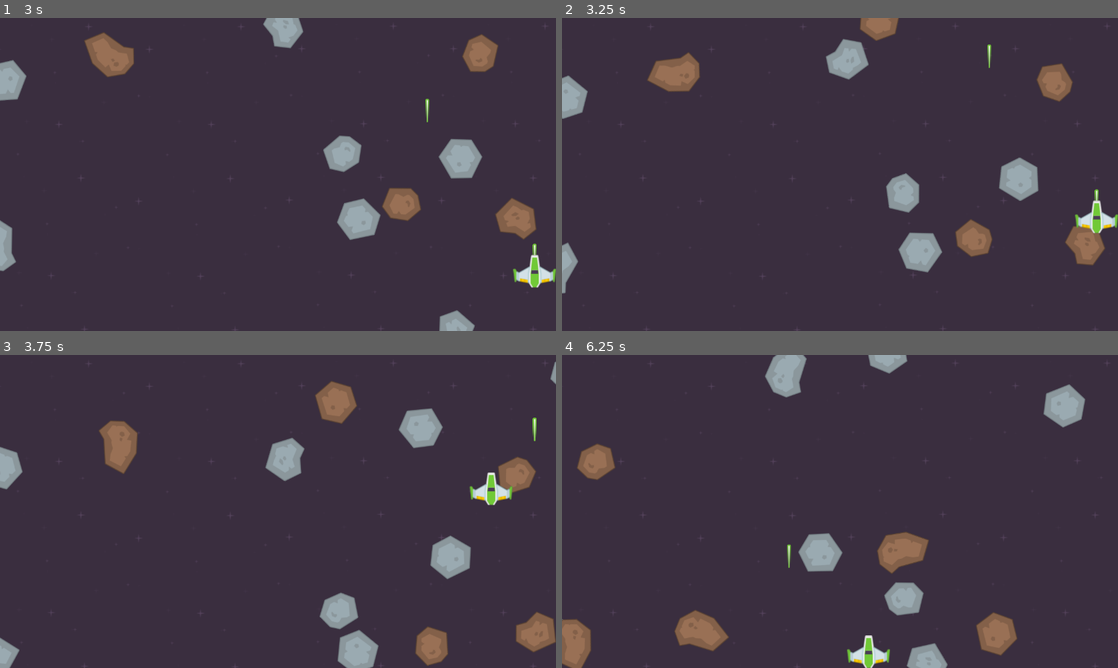
Above: before the commit, frames 1-4 (two rows, left to right).
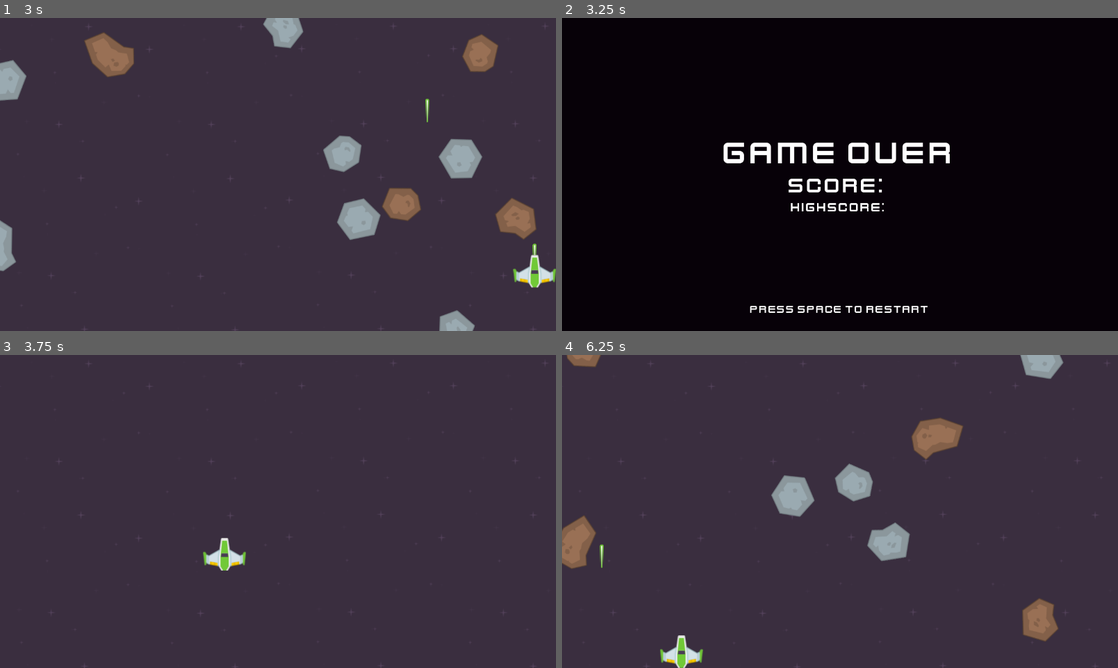
Above: after the commit, the same moments.

Repository: DemianFlury/SpaceShooter
Game: Godot game, scene res://Scenes/level.tscn
Same seed, same stepped clock (60 frames per second), same inputs: the game is played once before the commit and once after it.
Inputs:
- Up to frame 1 (3 s): hold Right (right) 0.53-1.28 s; tap Space (shoot) every 0.75 s from 0.6 to 2.85 s; hold Down (back) 1.28-2.03 s; hold Right (right) 2.03-2.78 s; hold Up (forward) from 2.78 s (still down)
- Up to frame 2 (3.25 s): keep holding Up (forward)
- Up to frame 3 (3.75 s): tap Space (shoot) at 3.5, 3.6 s; release Up (forward) at 3.53 s; hold Left (left) from 3.53 s (still down)
- Up to frame 4 (6.25 s): tap Space (shoot) at 4.35, 5.1, 5.85 s; release Left (left) at 5.03 s; hold Down (back) 5.03-5.78 s; hold Right (right) from 5.78 s (still down)

Frame 1 is identical in both runs. In frame 2, 100% of the frame differs, in the area x 0-100%, y 0-100%; in frame 3, 8.3%; in frame 4, 13%.

Commit message:
add game over and win screens

Diff:
--- /dev/null
+++ b/Scenes/game_over.gd
@@ -0,0 +1,15 @@
+extends Control
+
+var level_scene = load("res://Scenes/level.tscn")
+var timer_done := false
+
+func _ready():
+	$ResartTimer.start()
+
+func _process(_delta):
+	if Input.is_key_pressed(KEY_SPACE) and timer_done:
+		timer_done = false
+		get_tree().change_scene_to_packed(level_scene)
+
+func _on_resart_timer_timeout():
+	timer_done = true
--- /dev/null
+++ b/Scenes/game_over.tscn
@@ -0,0 +1,80 @@
+[gd_scene load_steps=3 format=3 uid="uid://dsda40r5ad5e1"]
+
+[ext_resource type="Script" path="res://Scenes/game_over.gd" id="1_1kvvi"]
+[ext_resource type="FontFile" uid="uid://bf5use6b88osy" path="res://Sprites/UI/kenvector_future.ttf" id="1_x6opn"]
+
+[node name="GameOver" type="Control"]
+layout_mode = 3
+anchors_preset = 15
+anchor_right = 1.0
+anchor_bottom = 1.0
+grow_horizontal = 2
+grow_vertical = 2
+script = ExtResource("1_1kvvi")
+
+[node name="BG" type="ColorRect" parent="."]
+layout_mode = 0
+offset_right = 1280.0
+offset_bottom = 720.0
+color = Color(0.0275462, 0.00641825, 0.0331356, 1)
+
+[node name="VBoxContainer" type="VBoxContainer" parent="."]
+layout_mode = 1
+anchors_preset = 8
+anchor_left = 0.5
+anchor_top = 0.5
+anchor_right = 0.5
+anchor_bottom = 0.5
+offset_left = -0.5
+offset_top = -11.5
+offset_right = 0.5
+offset_bottom = 11.5
+grow_horizontal = 2
+grow_vertical = 2
+
+[node name="GameOver" type="Label" parent="VBoxContainer"]
+layout_mode = 2
+theme_override_fonts/font = ExtResource("1_x6opn")
+theme_override_font_sizes/font_size = 75
+text = "Game Over"
+
+[node name="Score" type="Label" parent="VBoxContainer"]
+layout_mode = 2
+theme_override_fonts/font = ExtResource("1_x6opn")
+theme_override_font_sizes/font_size = 50
+text = "Score: "
+horizontal_alignment = 1
+
+[node name="Highscore" type="Label" parent="VBoxContainer"]
+layout_mode = 2
+theme_override_fonts/font = ExtResource("1_x6opn")
+theme_override_font_sizes/font_size = 30
+text = "Highscore: "
+horizontal_alignment = 1
+
+[node name="MarginContainer" type="MarginContainer" parent="."]
+layout_mode = 1
+anchors_preset = 7
+anchor_left = 0.5
+anchor_top = 1.0
+anchor_right = 0.5
+anchor_bottom = 1.0
+offset_left = -132.5
+offset_top = -40.0
+offset_right = 132.5
+grow_horizontal = 2
+grow_vertical = 0
+theme_override_constants/margin_bottom = 35
+
+[node name="Label" type="Label" parent="MarginContainer"]
+layout_mode = 2
+theme_override_fonts/font = ExtResource("1_x6opn")
+theme_override_font_sizes/font_size = 25
+text = "press space to restart"
+horizontal_alignment = 1
+
+[node name="ResartTimer" type="Timer" parent="."]
+wait_time = 0.5
+one_shot = true
+
+[connection signal="timeout" from="ResartTimer" to="." method="_on_resart_timer_timeout"]
--- /dev/null
+++ b/Scenes/game_win.gd
@@ -0,0 +1,15 @@
+extends Control
+
+var level_scene = load("res://Scenes/level.tscn")
+var timer_done := false
+
+func _ready():
+	$RestartTimer.start()
+
+func _process(_delta):
+	if Input.is_key_pressed(KEY_SPACE) and timer_done:
+		timer_done = false
+		get_tree().change_scene_to_packed(level_scene)
+
+func _on_restart_timer_timeout():
+	timer_done = true
--- /dev/null
+++ b/Scenes/game_win.tscn
@@ -0,0 +1,84 @@
+[gd_scene load_steps=3 format=3 uid="uid://bosj5ws2yvfu1"]
+
+[ext_resource type="Script" path="res://Scenes/game_win.gd" id="1_e0ufn"]
+[ext_resource type="FontFile" uid="uid://bf5use6b88osy" path="res://Sprites/UI/kenvector_future.ttf" id="1_wckv1"]
+
+[node name="GameWin" type="Control"]
+layout_mode = 3
+anchors_preset = 15
+anchor_right = 1.0
+anchor_bottom = 1.0
+grow_horizontal = 2
+grow_vertical = 2
+script = ExtResource("1_e0ufn")
+
+[node name="ColorRect" type="ColorRect" parent="."]
+layout_mode = 1
+anchors_preset = 15
+anchor_right = 1.0
+anchor_bottom = 1.0
+grow_horizontal = 2
+grow_vertical = 2
+color = Color(0.027451, 0.00784314, 0.0313726, 1)
+
+[node name="VBoxContainer" type="VBoxContainer" parent="."]
+layout_mode = 1
+anchors_preset = 8
+anchor_left = 0.5
+anchor_top = 0.5
+anchor_right = 0.5
+anchor_bottom = 0.5
+offset_left = -20.0
+offset_top = -20.0
+offset_right = 20.0
+offset_bottom = 20.0
+grow_horizontal = 2
+grow_vertical = 2
+
+[node name="GameWin" type="Label" parent="VBoxContainer"]
+layout_mode = 2
+theme_override_fonts/font = ExtResource("1_wckv1")
+theme_override_font_sizes/font_size = 75
+text = "Safe arrival"
+horizontal_alignment = 1
+
+[node name="Consecutive" type="Label" parent="VBoxContainer"]
+layout_mode = 2
+theme_override_fonts/font = ExtResource("1_wckv1")
+theme_override_font_sizes/font_size = 50
+text = "Consecutive: "
+horizontal_alignment = 1
+
+[node name="Highscore" type="Label" parent="VBoxContainer"]
+layout_mode = 2
+theme_override_fonts/font = ExtResource("1_wckv1")
+theme_override_font_sizes/font_size = 30
+text = "Highscore: "
+horizontal_alignment = 1
+
+[node name="MarginContainer" type="MarginContainer" parent="."]
+layout_mode = 1
+anchors_preset = 7
+anchor_left = 0.5
+anchor_top = 1.0
+anchor_right = 0.5
+anchor_bottom = 1.0
+offset_left = -20.0
+offset_top = -40.0
+offset_right = 20.0
+grow_horizontal = 2
+grow_vertical = 0
+theme_override_constants/margin_bottom = 35
+
+[node name="Label" type="Label" parent="MarginContainer"]
+layout_mode = 2
+theme_override_fonts/font = ExtResource("1_wckv1")
+theme_override_font_sizes/font_size = 25
+text = "press space to restart"
+horizontal_alignment = 1
+
+[node name="RestartTimer" type="Timer" parent="."]
+wait_time = 0.5
+one_shot = true
+
+[connection signal="timeout" from="RestartTimer" to="." method="_on_restart_timer_timeout"]
--- a/Scenes/level.gd
+++ b/Scenes/level.gd
@@ -6,9 +6,15 @@
 func _on_meteor_timer_timeout():
 	var meteor = meteor_scene.instantiate()
 	$Meteors.add_child(meteor)
+	meteor.connect('collision', _on_meteor_collision)
 
+func _on_meteor_collision():
+	get_tree().change_scene_to_file("res://Scenes/game_over.tscn")
 
 func _on_player_shoot_laser(pos):
 	var laser = laser_scene.instantiate()
 	$Lasers.add_child(laser)
 	laser.position = pos
+
+func _on_win_timer_timeout():
+	get_tree().change_scene_to_file("res://Scenes/game_win.tscn")
--- a/Scenes/level.tscn
+++ b/Scenes/level.tscn
@@ -61,5 +61,10 @@
 
 [node name="Lasers" type="Node2D" parent="."]
 
+[node name="WinTimer" type="Timer" parent="."]
+wait_time = 15.0
+autostart = true
+
 [connection signal="shoot_laser" from="Player" to="." method="_on_player_shoot_laser"]
 [connection signal="timeout" from="MeteorTimer" to="." method="_on_meteor_timer_timeout"]
+[connection signal="timeout" from="WinTimer" to="." method="_on_win_timer_timeout"]
--- a/Scenes/meteor.gd
+++ b/Scenes/meteor.gd
@@ -3,6 +3,8 @@
 var meteor_speed: int
 var meteor_rotation: int
 var meteor_direction: float
+
+signal collision
 
 func _ready():
 	var rng := RandomNumberGenerator.new()
@@ -27,4 +29,4 @@
 	rotate(meteor_rotation * delta)
 
 func _on_body_entered(_body):
-	print('u ded boi')
+	collision.emit()
